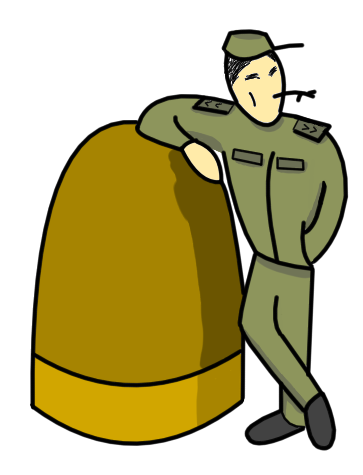
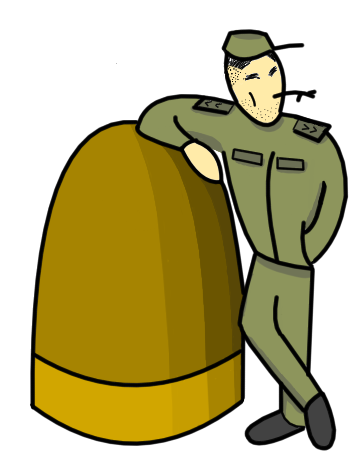
Before/after of a 363px x 475px layered artwork. What changed in the layer stack:
painted on "Layer 3" over <box>116,63,283,437</box>
painted on "Layer 4" over <box>116,63,283,437</box>
